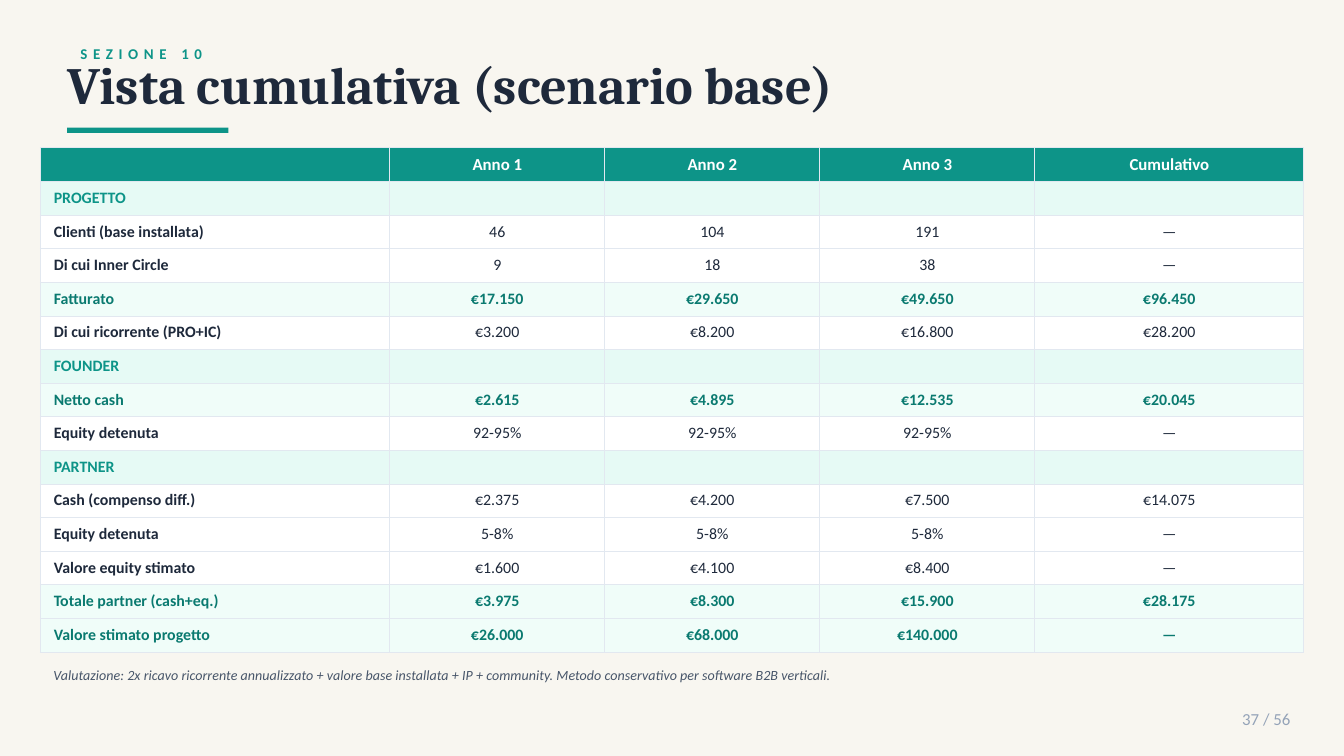
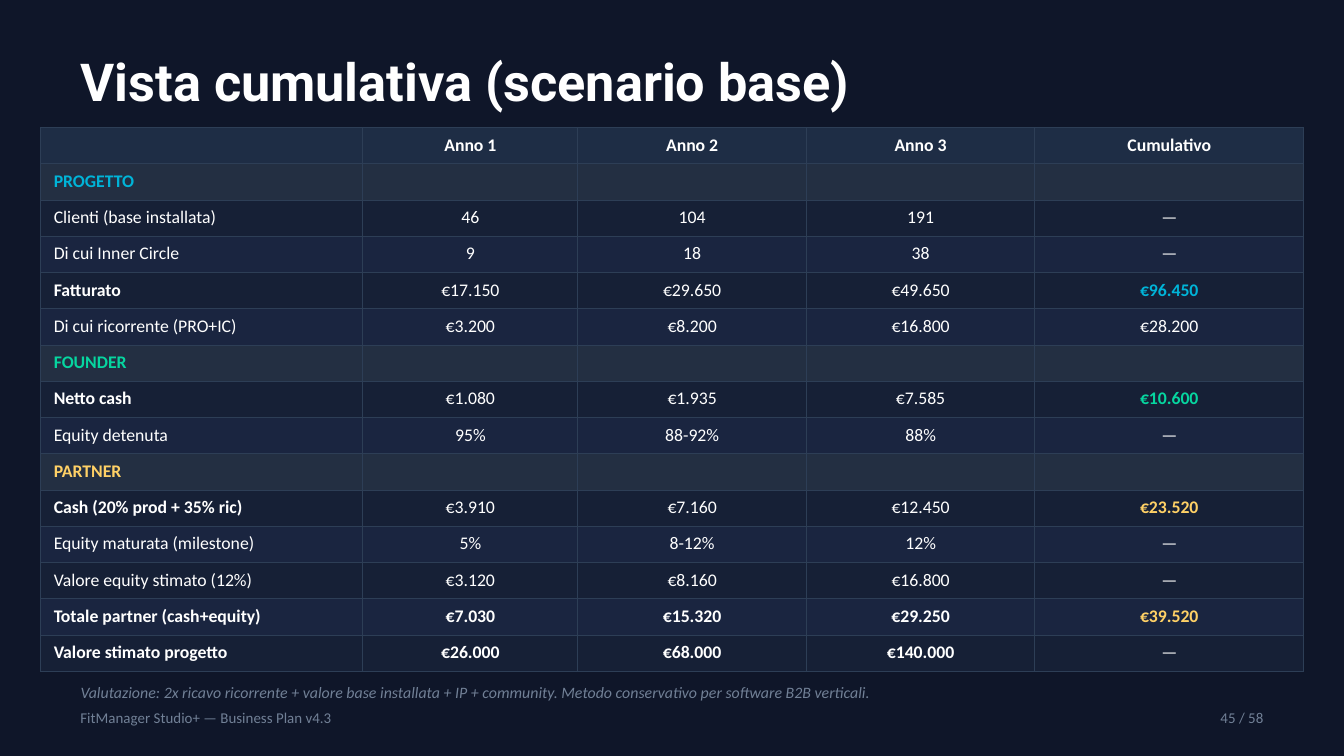
Before and after one commit to gverardo87-lab/FitManager_Studio-, a slide deck: slide 45 of FitManager_Business_Plan_2026.pptx (slide 37 before the commit). Drawn at 1344x756 pixels with LibreOffice and Linux fonts; fonts in the diff are those of the drawing. Boxes give left, top, right and bottom in pixels: in the first picture for what was removed or moved away, otherwise in the second. Text is boxed around its words. In the diff, an @@ line names an element or a change of style, - is before the commit and + after.

```diff
--- a/FitManager_Business_Plan_2026.pptx
+++ b/FitManager_Business_Plan_2026.pptx
@@ background #F8F6F0 to #0F1629 @@
@@ text removed at box(80, 49, 202, 59) @@
-SEZIONE 10
@@ text "Vista cumulativa (scenario base)": place and size @@
-text "Vista cumulativa (scenario base)" at box(67, 56, 833, 113)
+text "Vista cumulativa (scenario base)" at box(81, 60, 850, 113)
@@ text "Vista cumulativa (scenario base)" at box(81, 60, 850, 113): font Cambria to Roboto, text colour #1E293B to #FFFFFF @@
@@ table at box(40, 128, 1304, 665) @@
-row 8: Netto cash | €2.615 | €4.895 | €12.535 | €20.045
+row 8: Netto cash | €1.080 | €1.935 | €7.585 | €10.600
-row 9: Equity detenuta | 92-95% | 92-95% | 92-95% | —
+row 9: Equity detenuta | 95% | 88-92% | 88% | —
-row 11: Cash (compenso diff.) | €2.375 | €4.200 | €7.500 | €14.075
+row 11: Cash (20% prod + 35% ric) | €3.910 | €7.160 | €12.450 | €23.520
-row 12: Equity detenuta | 5-8% | 5-8% | 5-8% | —
+row 12: Equity maturata (milestone) | 5% | 8-12% | 12% | —
-row 13: Valore equity stimato | €1.600 | €4.100 | €8.400 | —
+row 13: Valore equity stimato (12%) | €3.120 | €8.160 | €16.800 | —
-row 14: Totale partner (cash+eq.) | €3.975 | €8.300 | €15.900 | €28.175
+row 14: Totale partner (cash+equity) | €7.030 | €15.320 | €29.250 | €39.520
@@ fill #0D9488 to #1E2D45 in row 1 @@
@@ fill #E6FAF5 to #232F42 in 15 cells @@
@@ fill #FFFFFF to #162036 in 15 cells @@
@@ fill #FFFFFF to #1A2540 in 20 cells @@
@@ fill #F0FDF9 to #162036 in 15 cells @@
@@ fill #F0FDF9 to #1A2540 in row 14 @@
@@ size 9 to 9.5 pt in "Anno 1", "Anno 2", "Anno 3", "Cumulativo" @@
@@ size 8.5 to 9.5 pt in "PROGETTO", "Clienti (base installata)", "46", "104" and 29 more places @@
@@ text colour #0D9488 to #00B4D8 in "PROGETTO" @@
@@ text colour #1E293B to #FFFFFF in "Clienti (base installata)", "46", "104", "191" and 15 more places @@
@@ bold off in "Clienti (base installata)", "Di cui Inner Circle", "€17.150", "€29.650" and 4 more places @@
@@ text colour #0A7A70 to #FFFFFF in "Fatturato", "€17.150", "€29.650", "€49.650" and 6 more places @@
@@ text colour #0A7A70 to #00B4D8 in "€96.450" @@
@@ text colour #0D9488 to #06D6A0 in "FOUNDER" @@
@@ text colour #0D9488 to #FFD166 in "PARTNER" @@
@@ borders changed @@
@@ table: place and size @@
-table at box(40, 148, 1304, 652)
+table at box(40, 128, 1304, 665)
@@ rectangle removed at box(67, 128, 228, 133) @@
@@ text at box(81, 687, 870, 701): text changed; size 7.5 to 8.5 pt; text colour #475569 to #718096 @@
-Valutazione: 2x ricavo ricorrente annualizzato + valore base installata + IP + community. Metodo conservativo per software B2B verticali.
+Valutazione: 2x ricavo ricorrente + valore base installata + IP + community. Metodo conservativo per software B2B verticali.
@@ text added at box(80, 712, 332, 726), 8 pt, text #718096 @@
+FitManager Studio+ — Business Plan v4.3
@@ text added at box(1220, 713, 1263, 723), 8 pt, text #718096 @@
+45 / 58
@@ text removed at box(1242, 714, 1290, 725) @@
-37 / 56
```
Also in this commit, not shown: 31 other slides changed, 26 slides added, 24 slides removed, 3 other files.
